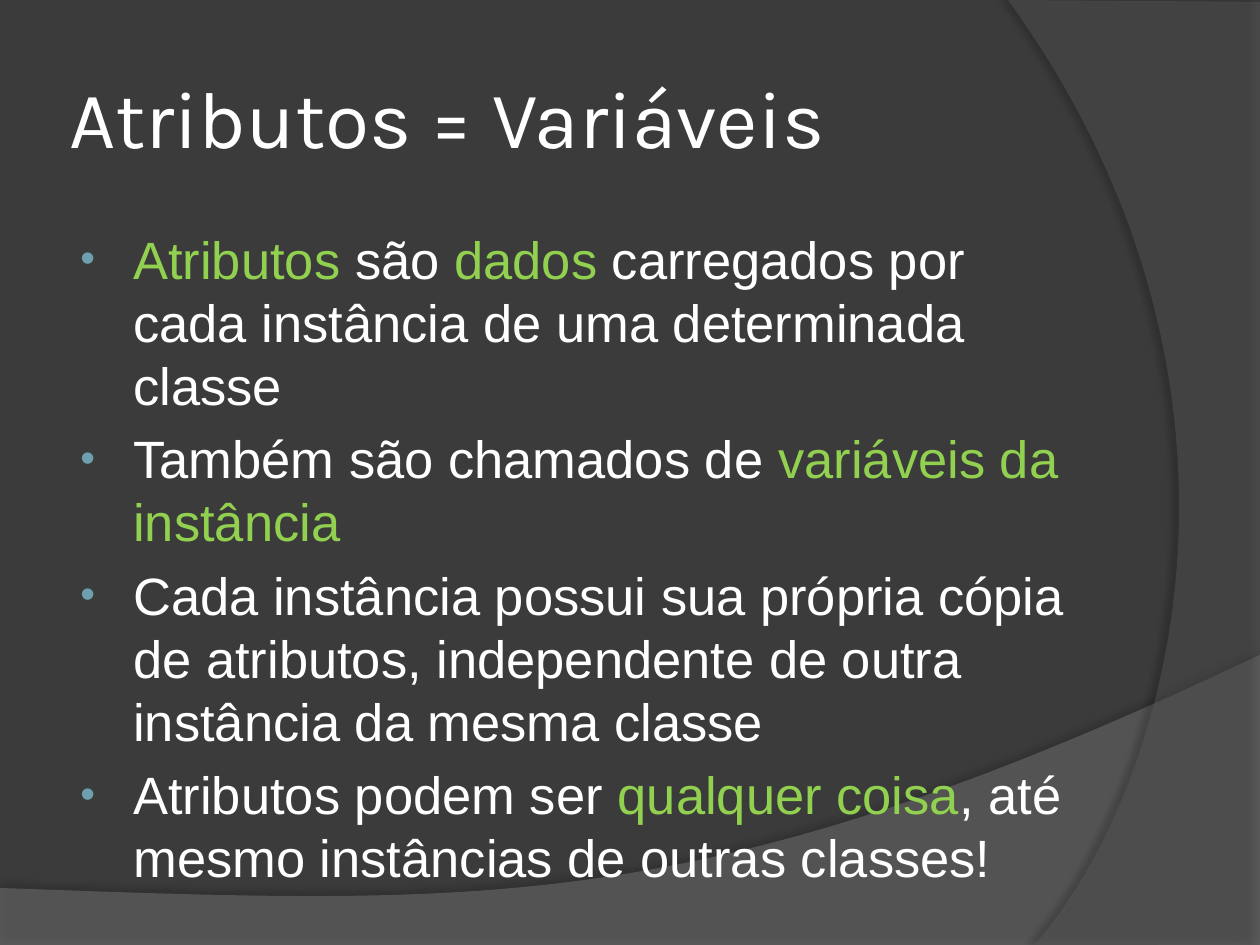
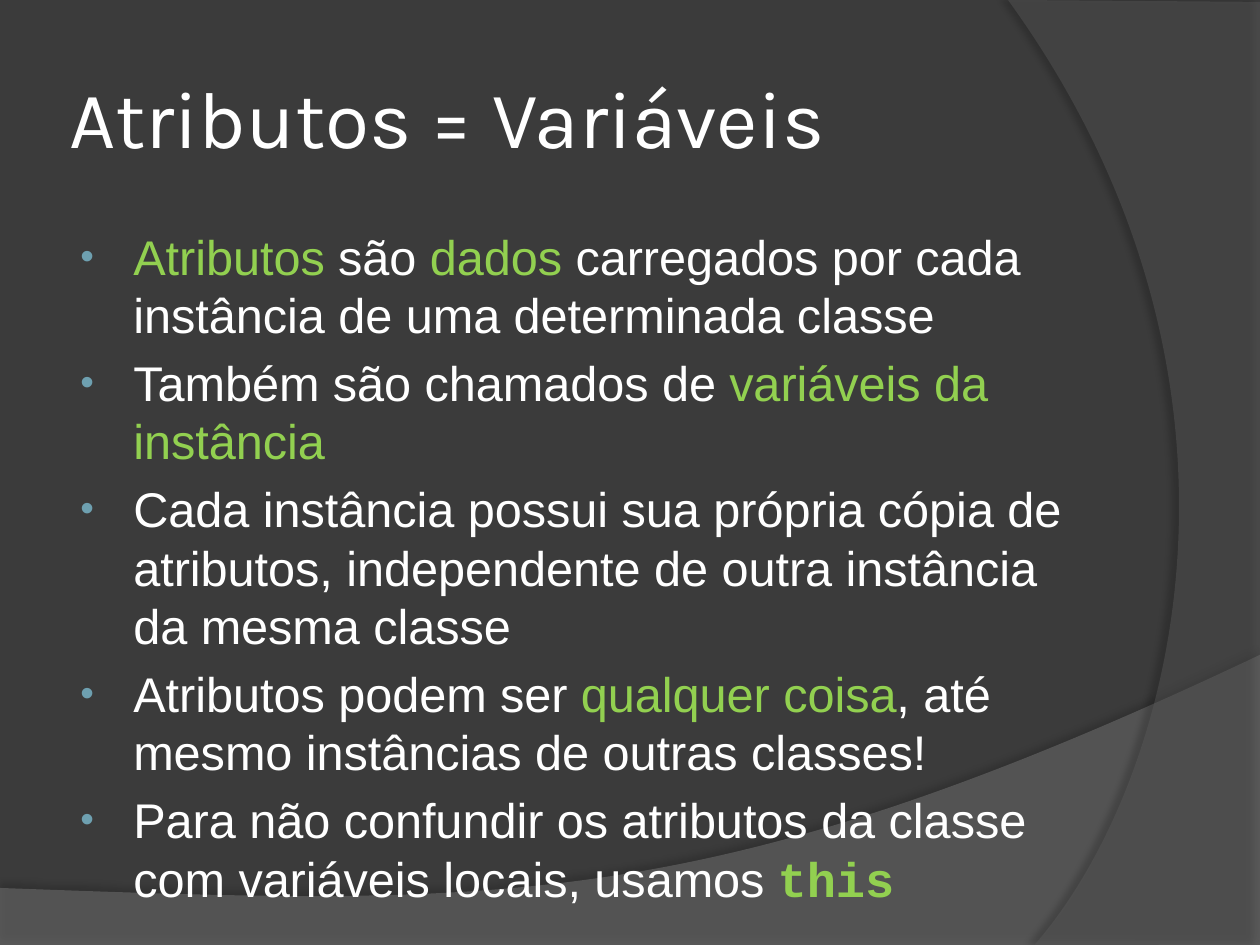
Before and after one commit to wind39/wind39.github.io, a slide deck: slide 14 of curso/modulo2capitulo1.pptx. Drawn at 1260x945 pixels with LibreOffice and Linux fonts; fonts in the diff are those of the drawing. Boxes give left, top, right and bottom in pixels: in the first picture for what was removed or moved away, otherwise in the second. Text is boxed around its words. In the diff, an @@ line names an element or a change of style, - is before the commit and + after.

```diff
--- a/curso/modulo2capitulo1.pptx
+++ b/curso/modulo2capitulo1.pptx
@@ text at (x1=133, y1=239, x2=1061, y2=771): size 30 to 27.8 pt in "Atributos são dados carregados por cada instância ...", "Também são chamados de variáveis da instância", "Cada instância possui sua própria cópia de ...", "Atributos podem ser qualquer coisa, até mesmo ..." @@
@@ text at (x1=133, y1=802, x2=1027, y2=839): paragraph added @@
+• Para não confundir os atributos da classe com variáveis locais, usamos this
```
Also in this commit, not shown: 1 other slide changed, 8 slides added, 3 other files.
